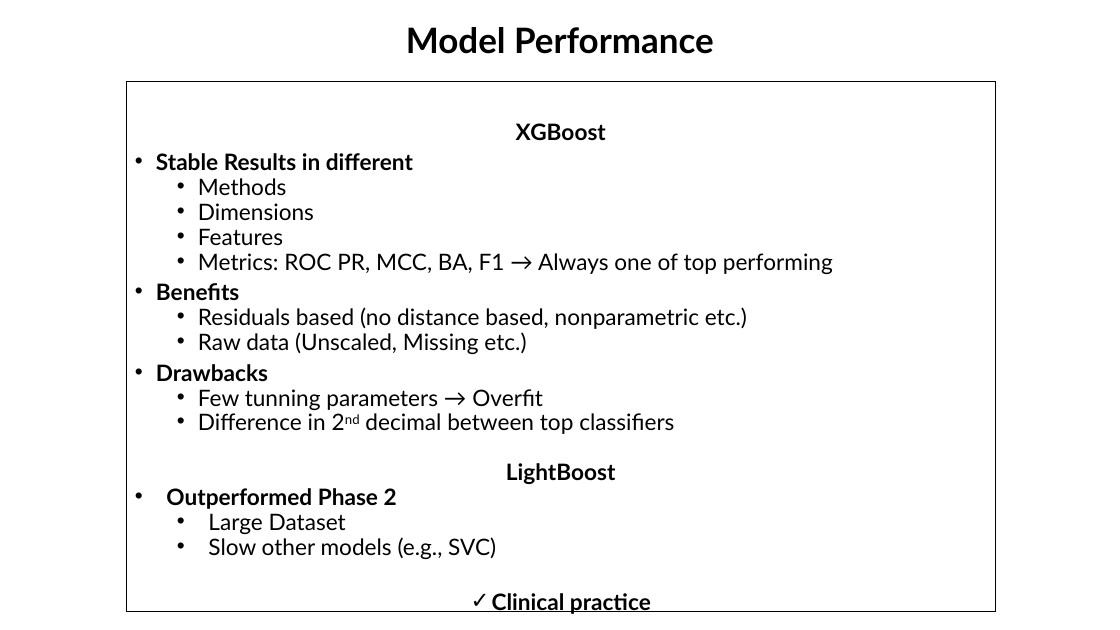
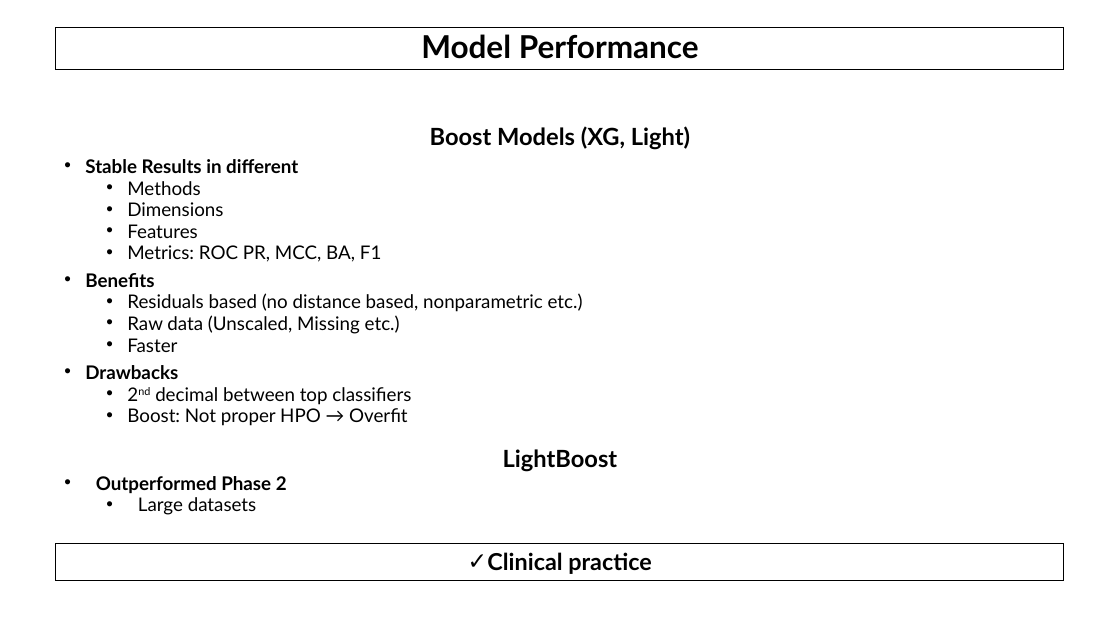
Before and after one commit to AndreouEugenia/Thesis, a slide deck: slide 20 of Thesis_Presentation.pptx (slide 21 before the commit). Drawn at 1120x630 pixels with LibreOffice and Linux fonts; fonts in the diff are those of the drawing; background and template pictures are left out. Boxes give left, top, right and bottom in pixels: in the first picture for what was removed or moved away, otherwise in the second. Text is boxed around its words. In the diff, an @@ line names an element or a change of style, - is before the commit and + after.

```diff
--- a/Thesis_Presentation.pptx
+++ b/Thesis_Presentation.pptx
@@ title "Model Performance" resized from (x1=406, y1=27, x2=714, y2=54) to (x1=56, y1=28, x2=1065, y2=70) @@
@@ title "Model Performance" at (x1=56, y1=28, x2=1065, y2=70): size 30 to 27 pt; outline none to #000000 0.75 pt @@
@@ text "Boost Models (XG, Light)" moved from (x1=127, y1=82, x2=996, y2=612) to (x1=85, y1=126, x2=690, y2=515) @@
@@ text "Boost Models (XG, Light)" at (x1=85, y1=126, x2=690, y2=515): vertical alignment top to middle; outline #000000 0.75 pt to none @@
@@ text at (x1=430, y1=126, x2=690, y2=150): text changed; size 19.4 to 20.3 pt @@
-XGBoost
+Boost Models (XG, Light)
@@ text at (x1=85, y1=159, x2=583, y2=493): size 19.4 to 16.1 pt in "Stable Results in different", "Methods", "Dimensions", "Features" and 5 more places; size 19.4 to 20.3 pt in "LightBoost" @@
@@ text at (x1=127, y1=245, x2=382, y2=262): text changed; size 19.4 to 16.1 pt @@
-  • Metrics: ROC PR, MCC, BA, F1 → Always one of top performing
+  • Metrics: ROC PR, MCC, BA, F1
@@ text at (x1=127, y1=338, x2=177, y2=352): paragraph added @@
+  • Faster
@@ text at (x1=127, y1=387, x2=411, y2=426): text changed; size 19.4 to 16.1 pt @@
-  • Few tunning parameters → Overfit
-  • Difference in 2nd decimal between top classifiers
+  • 2nd decimal between top classifiers
+  • Boost: Not proper HPO → Overfit
@@ text at (x1=138, y1=497, x2=257, y2=515): text changed; size 19.4 to 16.1 pt @@
-    • Large Dataset
-    • Slow other models (e.g., SVC)
-✓ Clinical practice
+    • Large datasets
@@ rectangle added at (x1=56, y1=544, x2=1065, y2=581), outline #000000 0.75 pt, 20 pt, text #000000, bold @@
+✓ Clinical practice
```
Also in this commit, not shown: 24 other slides changed, 1 slide added, 2 slides removed, 38 other files.
